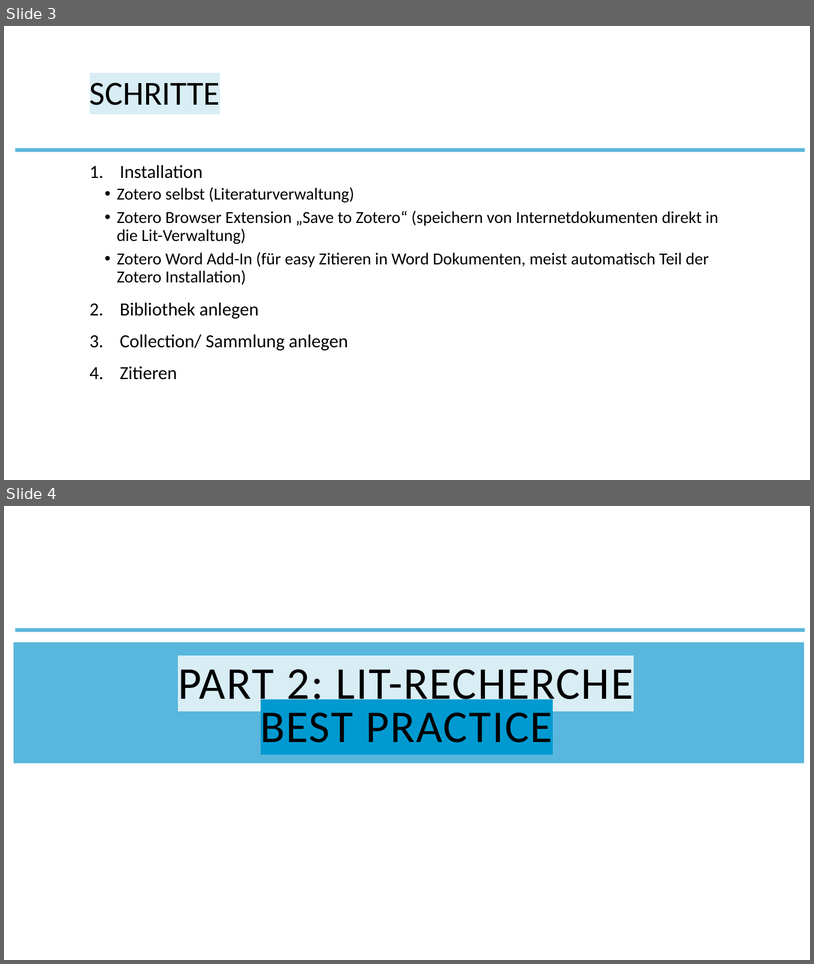
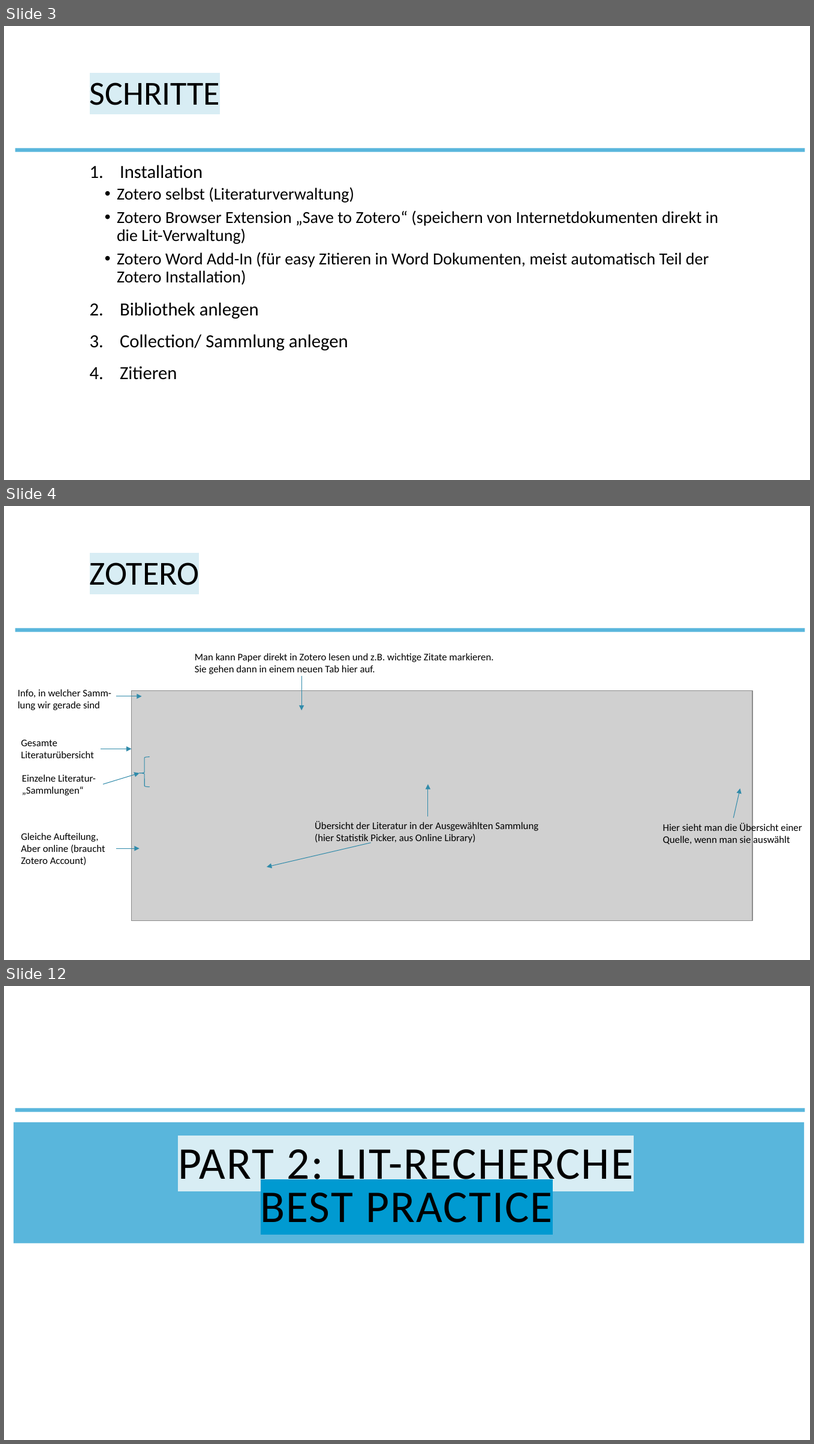
Before and after one commit to the-tave/stats-picker, a slide deck: How_to_Zotero.pptx. Shown one above the other, each under a label of ours: slides 3 and 4 before the commit, slides 3, 4 and 12 after it; the slides between them are not shown. The pictures are 814x964 and 814x1444 pixels, drawn with LibreOffice and Linux fonts; fonts in the diff are those of the drawing; grey boxes stand for pictures; background and template pictures are left out. Boxes give left, top, right and bottom in pixels: in the first picture for what was removed or moved away, otherwise in the second. Text is boxed around its words. In the diff, an @@ line names an element or a change of style, - is before the commit and + after.

```diff
--- a/How_to_Zotero.pptx
+++ b/How_to_Zotero.pptx
@@ slide 4 added at [4,506,810,960], background #FFFFFF; not listed: 1 template element that a slide beside it also shows @@
@@ title added at [90,562,200,585], 40 pt, text #000000 @@
+ZOTERO
@@ text added at [195,653,494,674], 12 pt, text #000000 @@
+Man kann Paper direkt in Zotero lesen und z.B. wichtige Zitate markieren.
+Sie gehen dann in einem neuen Tab hier auf.
@@ arrow added from (302, 676) to (302, 711), #318BAA 0.75 pt @@
@@ text added at [18,689,111,710], 12 pt, text #000000 @@
+Info, in welcher Samm- lung wir gerade sind
@@ arrow added from (116, 696) to (142, 696), #318BAA 0.75 pt @@
@@ picture added at [132,691,753,921] @@
@@ text added at [21,739,94,758], 12 pt, text #000000 @@
+Gesamte
+Literaturübersicht
@@ arrow added from (101, 748) to (132, 748), #318BAA 0.75 pt @@
@@ left brace added at [140,756,150,787], outline #318BAA 0.75 pt @@
@@ text added at [22,774,96,795], 12 pt, text #000000 @@
+Einzelne Literatur-
+„Sammlungen“
@@ arrow added from (103, 784) to (140, 773), #318BAA 0.75 pt @@
@@ arrow added from (428, 816) to (428, 784), #318BAA 0.75 pt @@
@@ arrow added from (734, 817) to (741, 789), #318BAA 0.75 pt @@
@@ text added at [315,821,539,844], 12 pt, text #000000 @@
+Übersicht der Literatur in der Ausgewählten Sammlung
+(hier Statistik Picker, aus Online Library)
@@ text added at [663,822,802,844], 12 pt, text #000000 @@
+Hier sieht man die Übersicht einer
+Quelle, wenn man sie auswählt
@@ text added at [21,832,105,865], 12 pt, text #000000 @@
+Gleiche Aufteilung,
+Aber online (braucht Zotero Account)
@@ arrow added from (371, 843) to (267, 867), #318BAA 0.75 pt @@
@@ arrow added from (116, 849) to (140, 849), #318BAA 0.75 pt @@
@@ what was slide 4 is now slide 12 @@
```
Also in this commit, not shown: 11 other slides added, 1 slide removed, 15 other files.
